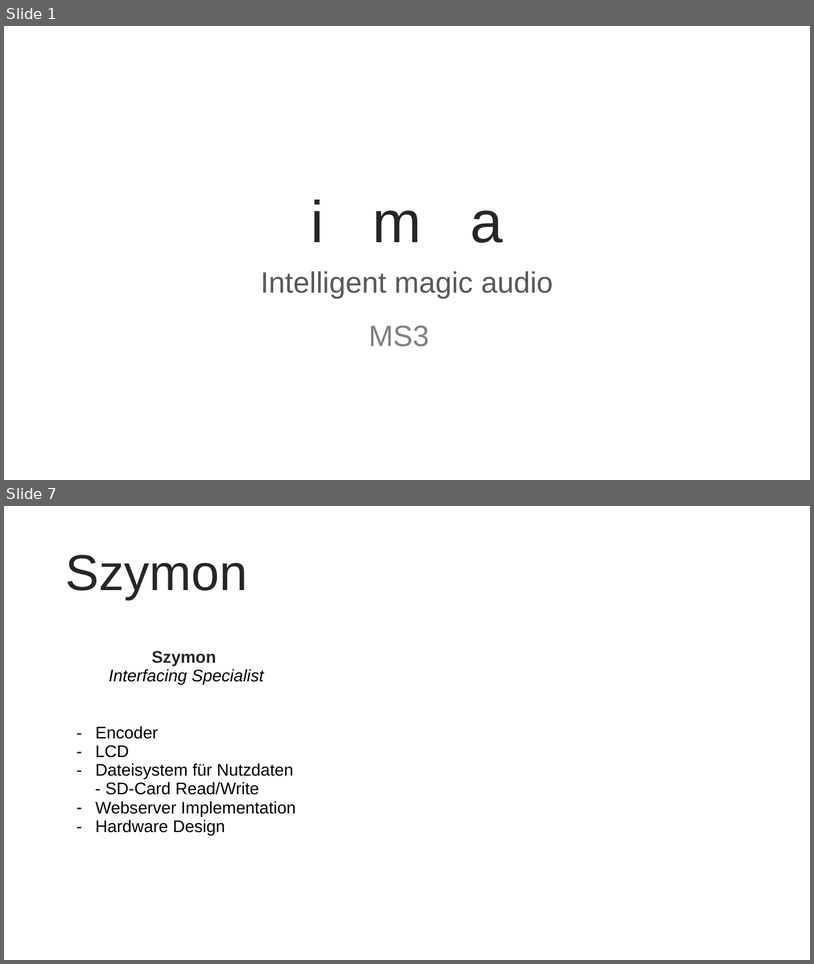
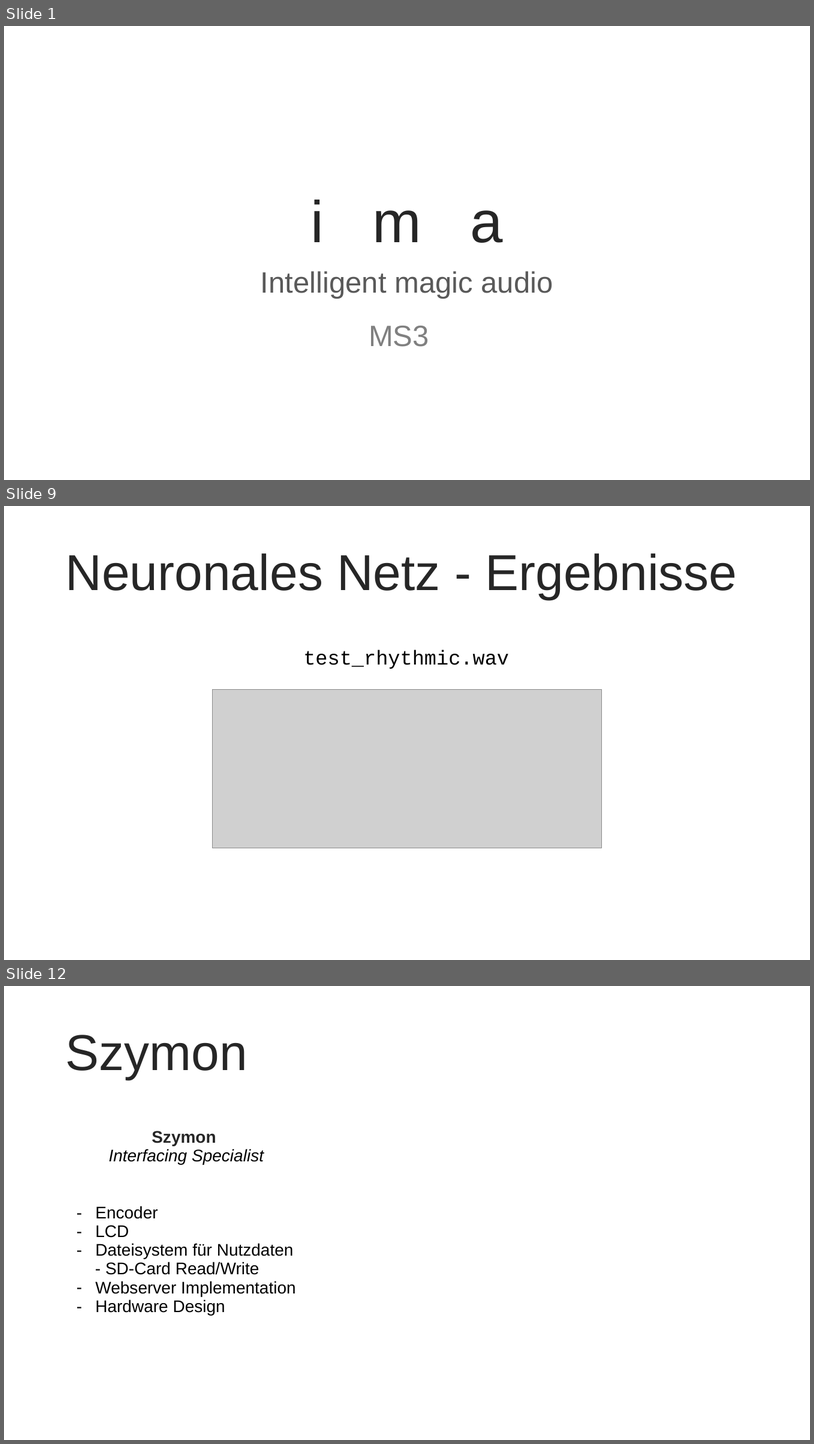
Before and after one commit to Shimizip/Intelligent-Magic-Audio, a slide deck: praesi/ima_ms3.pptx. Shown one above the other, each under a label of ours: slides 1 and 7 before the commit, slides 1, 9 and 12 after it; the slides between them are not shown. The pictures are 814x964 and 814x1444 pixels, drawn with LibreOffice and Linux fonts; fonts in the diff are those of the drawing; grey boxes stand for pictures; background and template pictures are left out. Boxes give left, top, right and bottom in pixels: in the first picture for what was removed or moved away, otherwise in the second. Text is boxed around its words. In the diff, an @@ line names an element or a change of style, - is before the commit and + after.

```diff
--- a/praesi/ima_ms3.pptx
+++ b/praesi/ima_ms3.pptx
@@ slide 9 added at box(4, 506, 810, 960), background picture (left out) @@
@@ title added at box(65, 553, 737, 599), 60 pt, text #262626 @@
+Neuronales Netz - Ergebnisse
@@ text added at box(303, 650, 509, 669), 24 pt, text #000000 @@
+  test_rhythmic.wav
@@ picture added at box(213, 690, 602, 848) @@
@@ what was slide 7 is now slide 12 @@
```
Also in this commit, not shown: 3 slides changed, 7 other slides added, 4 slides removed.
